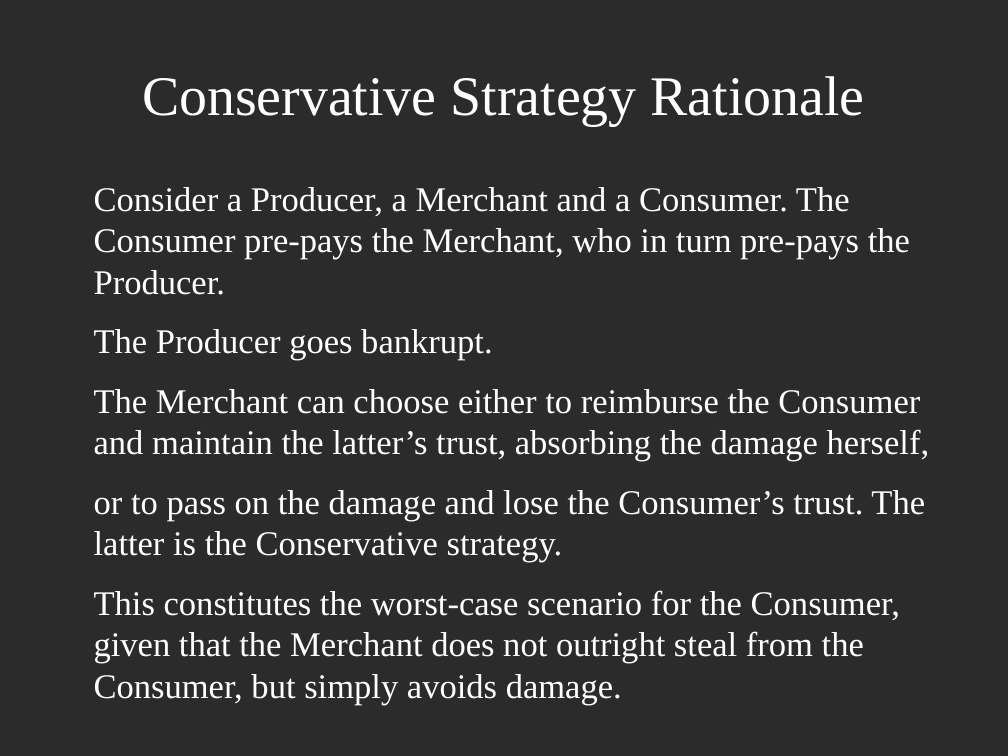
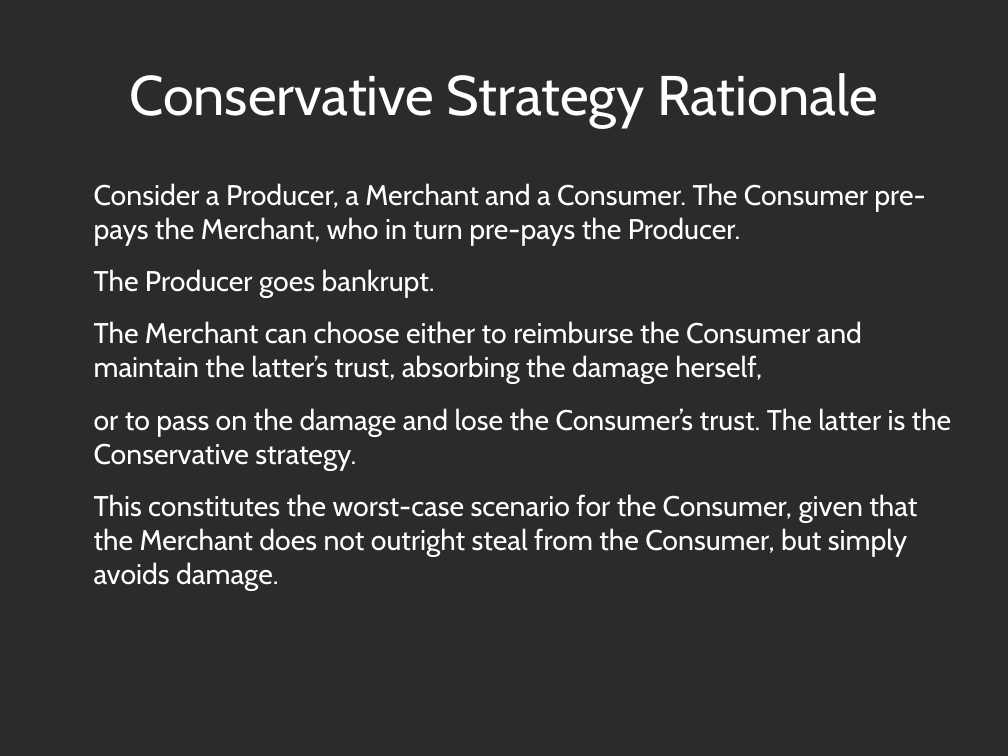
Before and after one commit to decrypto-org/TrustIsRisk, a slide deck: slide 12 of presentations/AtheCrypt10-1-2017/AtheCrypt10-1-2017.odp. Drawn at 1008x756 pixels with LibreOffice and Linux fonts; fonts in the diff are those of the drawing; background and template pictures are left out; a plain dark background stands for a picture behind light text. Boxes give left, top, right and bottom in pixels: in the first picture for what was removed or moved away, otherwise in the second. Text is boxed around its words. In the diff, an @@ line names an element or a change of style, - is before the commit and + after.

```diff
--- a/presentations/AtheCrypt10-1-2017/AtheCrypt10-1-2017.odp
+++ b/presentations/AtheCrypt10-1-2017/AtheCrypt10-1-2017.odp
@@ title "Conservative Strategy Rationale" at [129, 73, 878, 128]: font Times New Roman to Cabin @@
@@ text "Consider a Producer, a Merchant ..." at [94, 183, 952, 591]: size 27.2 to 22.4 pt, font Times New Roman to Cabin @@
```
Also in this commit, not shown: 19 other slides changed, 1 other file.
